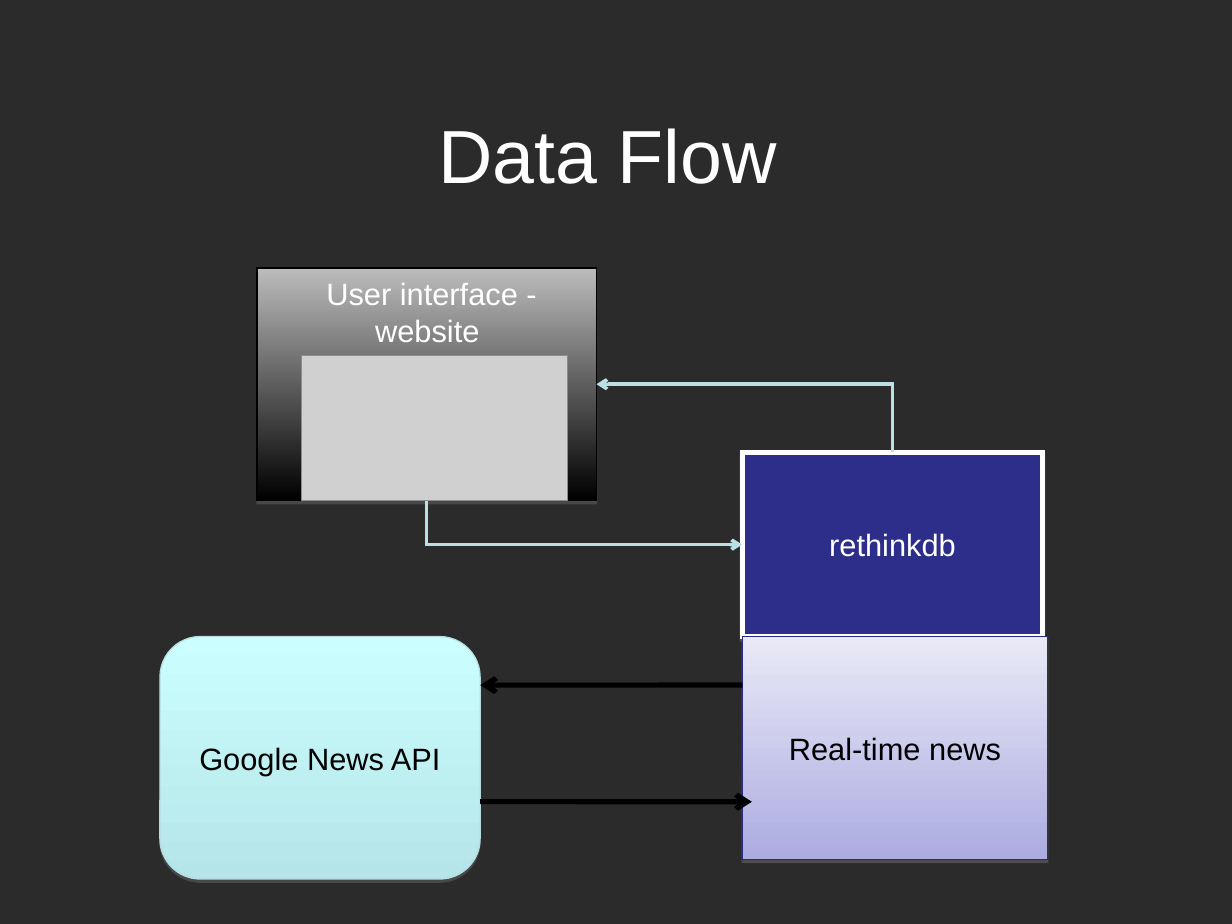
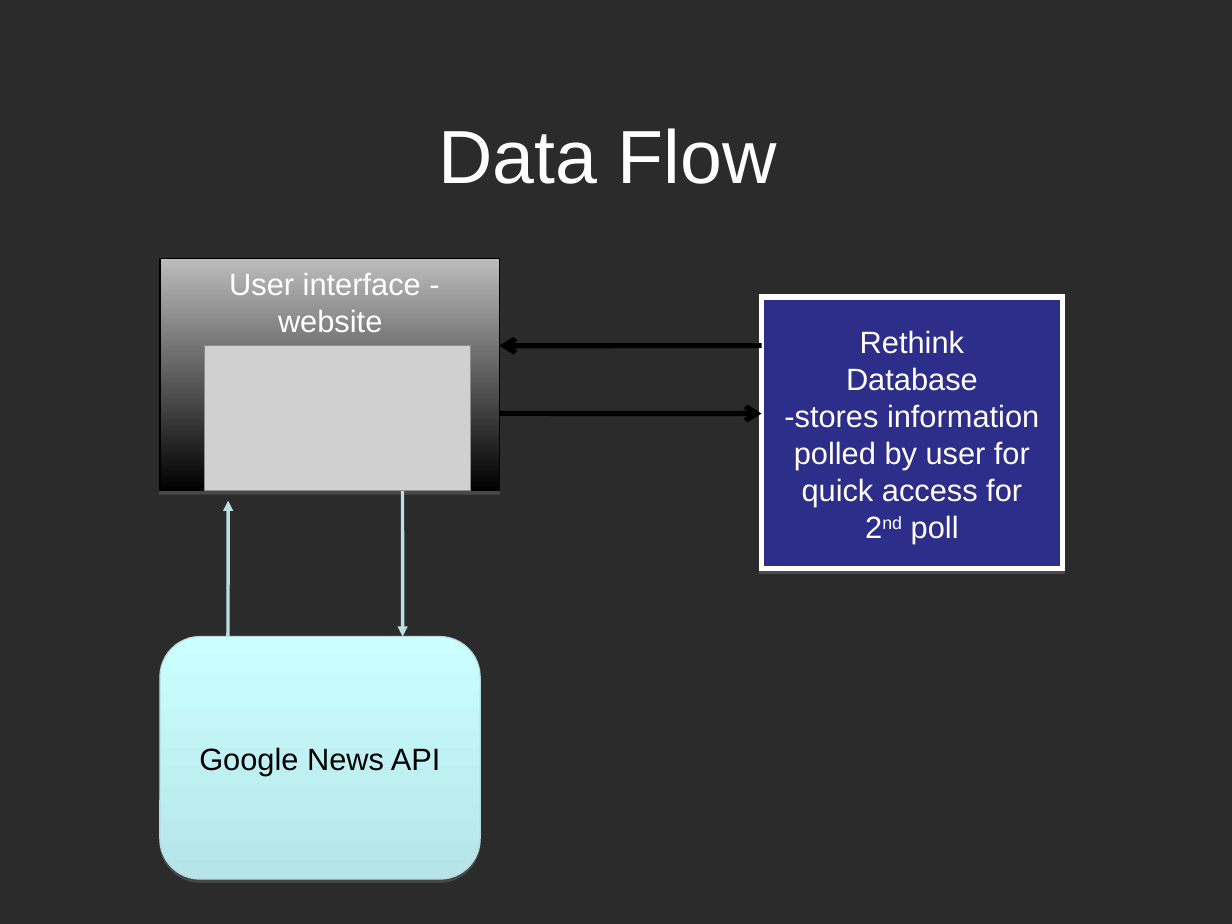
Before and after one commit to leif-waldner/Software3308-Group1, a slide deck: slide 3 of Class-files/Map_yournews.ppt. Drawn at 1232x924 pixels with LibreOffice and Linux fonts; fonts in the diff are those of the drawing; grey boxes stand for pictures; background and template pictures are left out; a plain dark background stands for a picture behind light text. Boxes give left, top, right and bottom in pixels: in the first picture for what was removed or moved away, otherwise in the second. Text is boxed around its words. In the diff, an @@ line names an element or a change of style, - is before the commit and + after.

Commit message:
changed te powerpoint for updated ideas. TM

```diff
--- a/Class-files/Map_yournews.ppt
+++ b/Class-files/Map_yournews.ppt
@@ 1 picture, 1 text, 1 rectangle: place and size @@
-1 picture, 1 text, 1 rectangle at bbox=[257, 269, 598, 501]
+1 picture, 1 text, 1 rectangle at bbox=[160, 259, 500, 492]
@@ rectangle added at bbox=[761, 297, 1062, 568], fill #2D2D8A, outline #FFFFFF 3 pt @@
@@ arrow moved from (742, 685) - (480, 685) to (761, 346) - (500, 346) @@
@@ text added at bbox=[784, 330, 1039, 544], 18 pt, text #FFFFFF @@
+Rethink
+Database
+-stores information polled by user for quick access for 2nd poll
@@ elbow arrow removed from (892, 452) to (596, 384) @@
@@ arrow moved from (480, 802) - (752, 802) to (500, 414) - (761, 414) @@
@@ rectangle removed at bbox=[742, 452, 1042, 636] @@
-rethinkdb
@@ arrow added from (228, 637) to (228, 500), #BBE0E3 2.01 pt @@
@@ arrow added from (403, 492) to (403, 637), #BBE0E3 2.01 pt @@
@@ elbow arrow removed from (426, 500) to (742, 545) @@
@@ rectangle removed at bbox=[742, 637, 1047, 860] @@
-Real-time news
```
